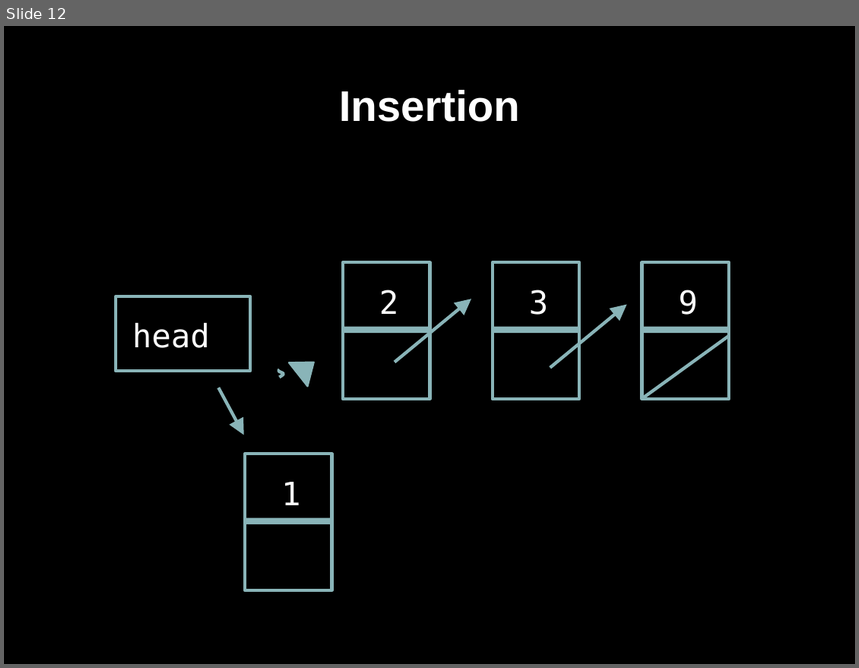
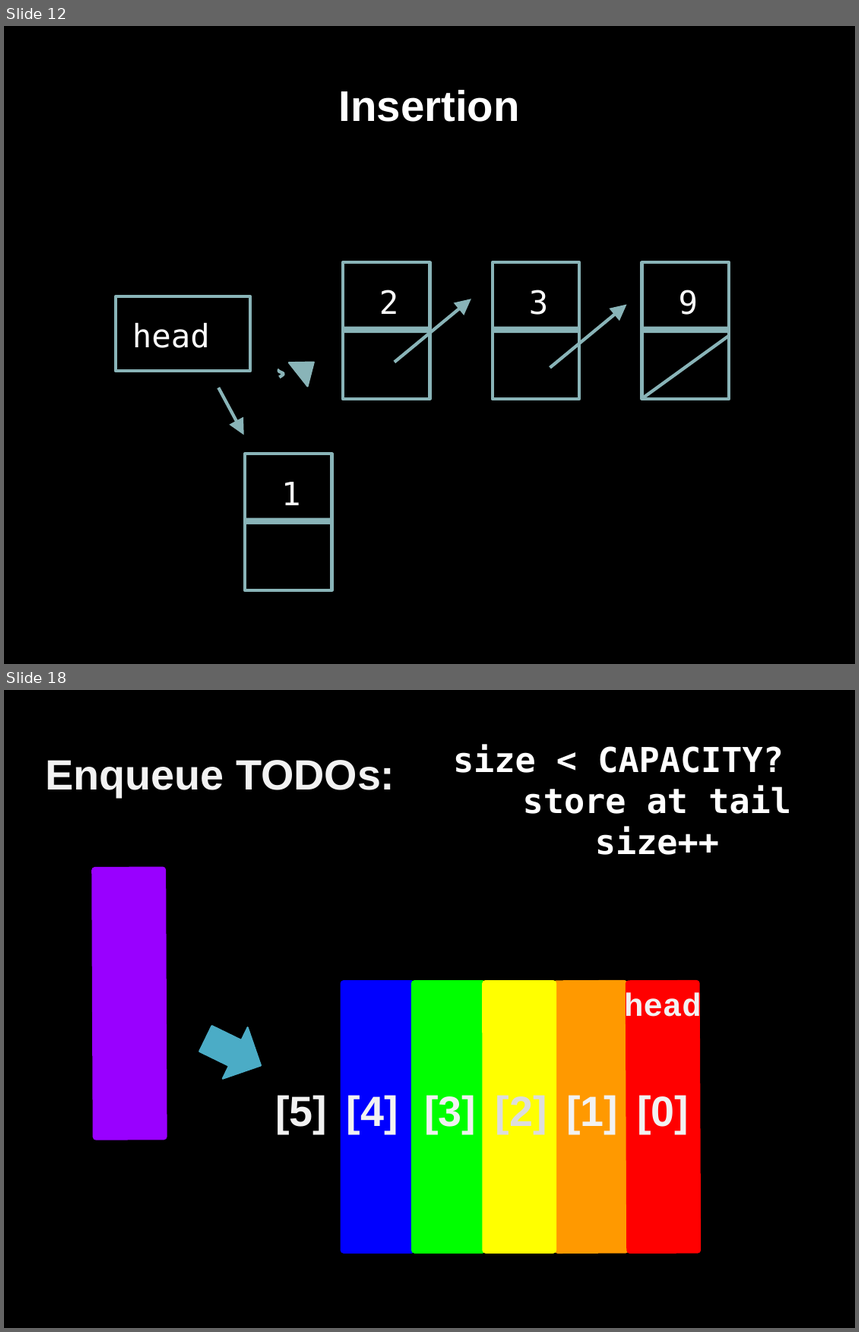
Before and after one commit to bagustris/prokom-tf, a slide deck: prokom6.odp. Shown one above the other, each under a label of ours: slide 12 before the commit, slides 12 and 18 after it; the slides between them are not shown. The pictures are 859x668 and 859x1332 pixels, drawn with LibreOffice and Linux fonts; fonts in the diff are those of the drawing. Boxes give left, top, right and bottom in pixels: in the first picture for what was removed or moved away, otherwise in the second. Text is boxed around its words. In the diff, an @@ line names an element or a change of style, - is before the commit and + after.

```diff
--- a/prokom6.odp
+++ b/prokom6.odp
@@ slide 18 added at (x1=4, y1=690, x2=855, y2=1328), background #000000 @@
@@ text added at (x1=453, y1=744, x2=791, y2=855), 32 pt, text #FFFFFF, bold @@
+size < CAPACITY?
+store at tail
+size++
+{
@@ text added at (x1=46, y1=760, x2=395, y2=797), 39.5 pt, text #F2F2F2, bold @@
+Enqueue TODOs:
@@ rectangle added at (x1=94, y1=870, x2=164, y2=1138), fill #9900FF, outline #9900FF 6.01 pt @@
@@ rectangle added at (x1=344, y1=983, x2=412, y2=1251), fill #0000FF, outline #0000FF 6.01 pt @@
@@ rectangle added at (x1=415, y1=983, x2=483, y2=1251), fill #00FF00, outline #00FF00 6.01 pt @@
@@ rectangle added at (x1=486, y1=983, x2=554, y2=1251), fill #FFFF00, outline #FFFF00 6.01 pt @@
@@ rectangle added at (x1=557, y1=983, x2=626, y2=1251), fill #FF9900, outline #FF9900 6.01 pt @@
@@ rectangle added at (x1=629, y1=983, x2=698, y2=1251), fill #FF0000, outline #FF0000 6.01 pt @@
@@ text added at (x1=624, y1=992, x2=702, y2=1025), 30 pt, text #F2F2F2, bold @@
+head
@@ right arrow added at (x1=193, y1=1013, x2=274, y2=1091), fill #4BACC6, outline #4BACC6 1.5 pt @@
@@ text added at (x1=275, y1=1095, x2=327, y2=1135), 39.5 pt, text #F2F2F2, bold @@
+[5]
@@ text added at (x1=347, y1=1095, x2=398, y2=1135), 39.5 pt, text #F2F2F2, bold @@
+[4]
@@ text added at (x1=424, y1=1095, x2=476, y2=1135), 39.5 pt, text #F2F2F2, bold @@
+[3]
@@ text added at (x1=496, y1=1095, x2=547, y2=1135), 39.5 pt, text #DDDDDD, bold @@
+[2]
@@ text added at (x1=566, y1=1095, x2=618, y2=1135), 39.5 pt, text #F2F2F2, bold @@
+[1]
@@ text added at (x1=637, y1=1095, x2=689, y2=1135), 39.5 pt, text #F2F2F2, bold @@
+[0]
```
Also in this commit, not shown: 7 slides changed, 31 other slides added, 1 slide removed, 8 other files.
